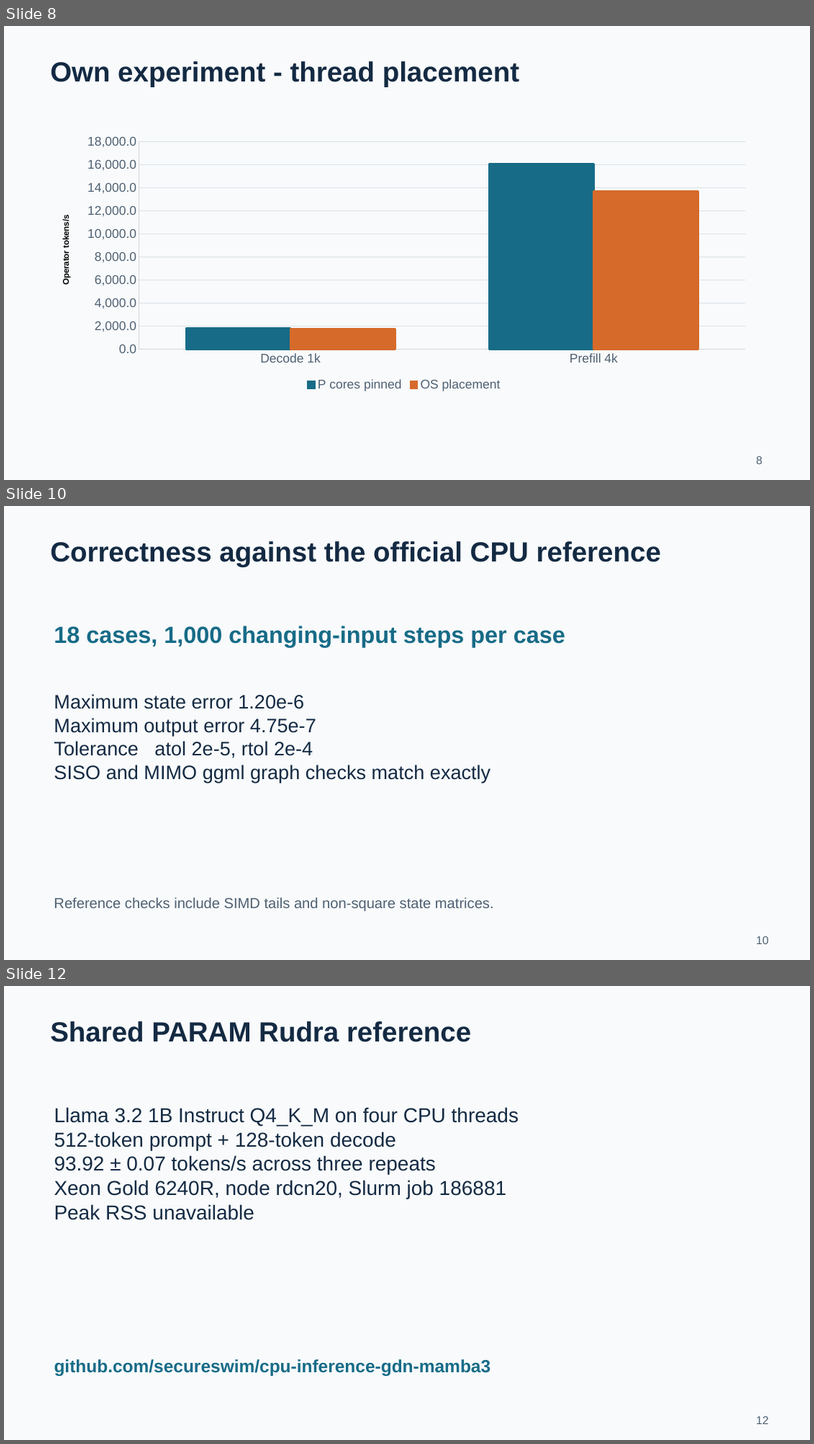
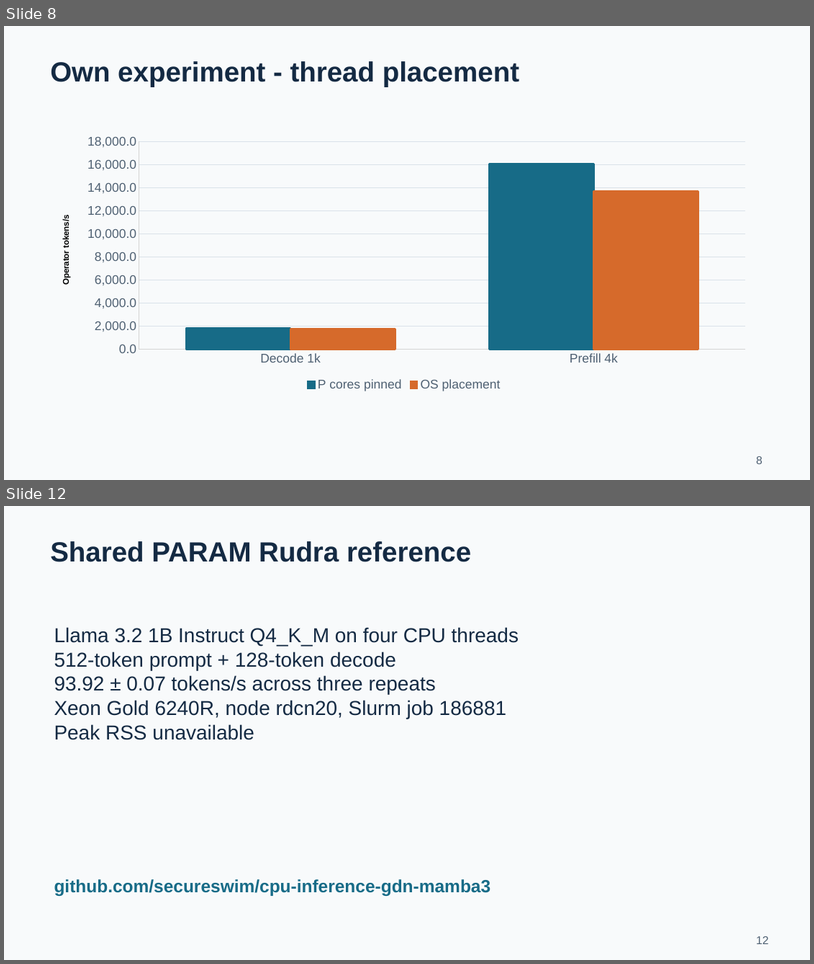
Before and after one commit to secureswim/cpu-inference-gdn, a slide deck: output/Project_1_Presentation.pptx. Shown one above the other, each under a label of ours: slides 8, 10 and 12 before the commit, slides 8 and 12 after it; the slides between them are not shown. The pictures are 814x1444 and 814x964 pixels, drawn with LibreOffice and Linux fonts; fonts in the diff are those of the drawing. Boxes give left, top, right and bottom in pixels: in the first picture for what was removed or moved away, otherwise in the second. Text is boxed around its words. In the diff, an @@ line names an element or a change of style, - is before the commit and + after.

```diff
--- a/output/Project_1_Presentation.pptx
+++ b/output/Project_1_Presentation.pptx
@@ slide 10 removed at [4, 506, 810, 960], background #F8FAFB @@
@@ text removed at [50, 541, 661, 567] @@
-Correctness against the official CPU reference
@@ text removed at [54, 626, 566, 647] @@
-18 cases, 1,000 changing-input steps per case
@@ text removed at [54, 694, 491, 782] @@
-Maximum state error 1.20e-6
-Maximum output error 4.75e-7
-Tolerance atol 2e-5, rtol 2e-4
-SISO and MIMO ggml graph checks match exactly
@@ text removed at [54, 897, 494, 911] @@
-Reference checks include SIMD tails and non-square state matrices.
@@ text removed at [756, 936, 769, 944] @@
-10
```
Also in this commit, not shown: 1 slide changed, 3 slides added, 2 other slides removed, 40 other files.
